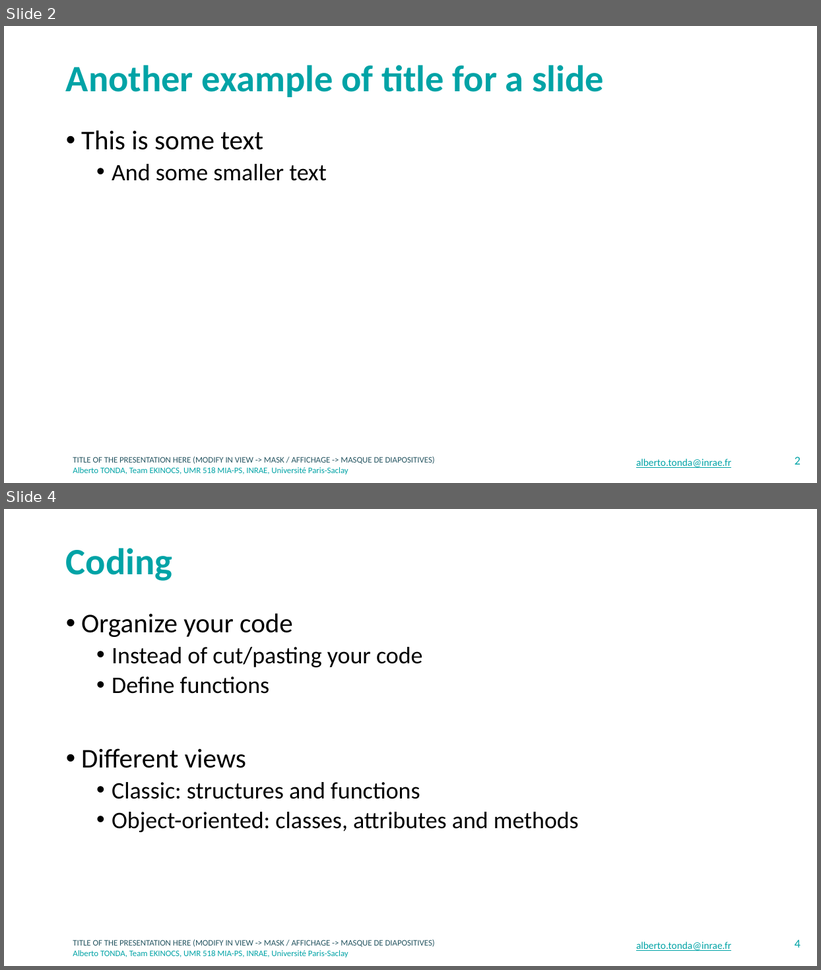
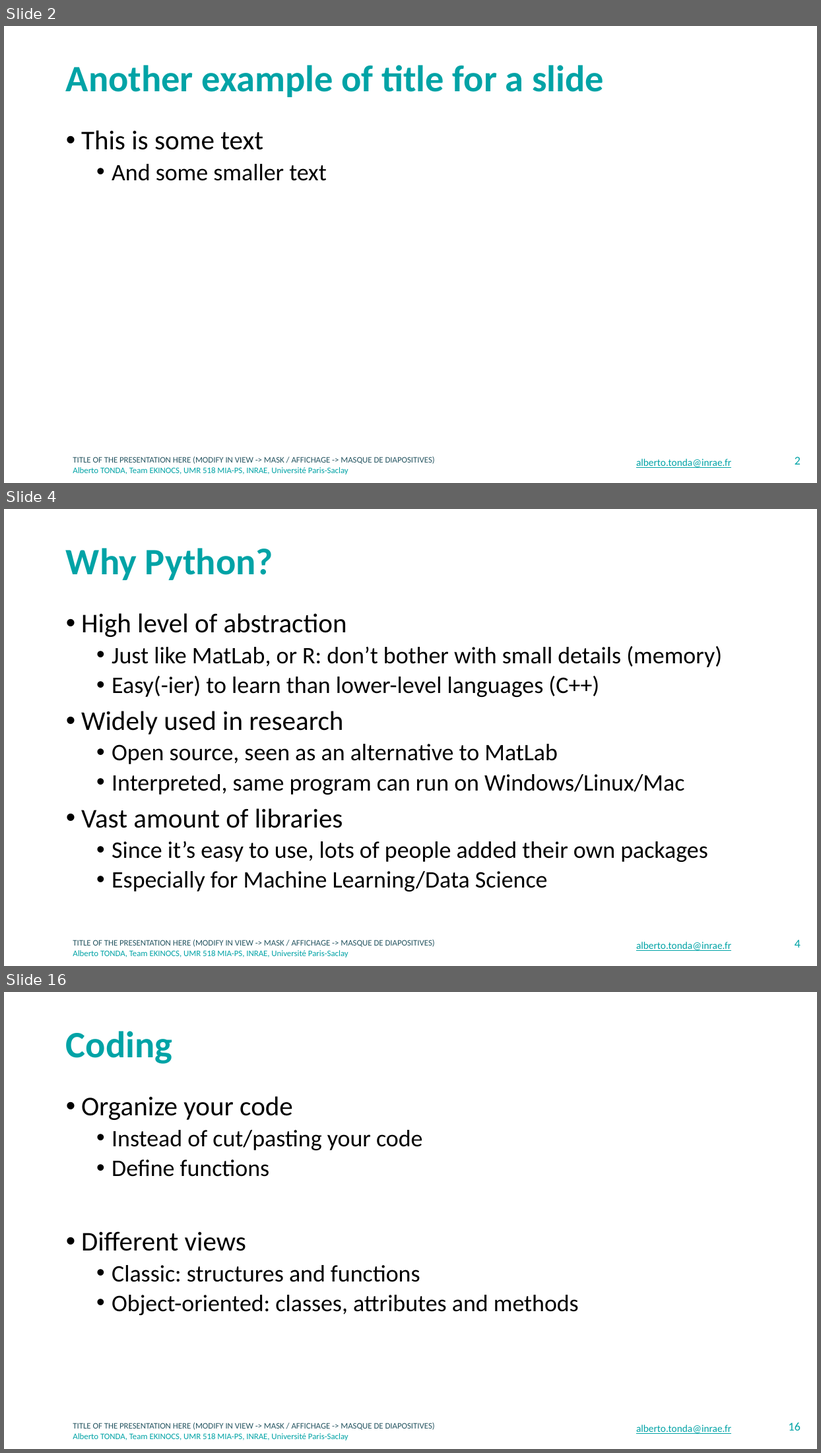
Before and after one commit to albertotonda/teaching, a slide deck: crash-course-on-data-science/coding.pptx. Shown one above the other, each under a label of ours: slides 2 and 4 before the commit, slides 2, 4 and 16 after it; the slides between them are not shown. The pictures are 821x970 and 821x1453 pixels, drawn with LibreOffice and Linux fonts; fonts in the diff are those of the drawing; background and template pictures are left out. Boxes give left, top, right and bottom in pixels: in the first picture for what was removed or moved away, otherwise in the second. Text is boxed around its words. In the diff, an @@ line names an element or a change of style, - is before the commit and + after.

```diff
--- a/crash-course-on-data-science/coding.pptx
+++ b/crash-course-on-data-science/coding.pptx
@@ slide 4 added at (x1=4, y1=509, x2=817, y2=966), background #FFFFFF; not listed: 2 template elements that a slide beside it also shows @@
@@ title added at (x1=66, y1=548, x2=273, y2=580), 44 pt, text #00A3A6, bold @@
+Why Python?
@@ text added at (x1=81, y1=613, x2=722, y2=892), 28 pt, text #000000 @@
+• High level of abstraction
+  • Just like MatLab, or R: don’t bother with small details (memory)
+  • Easy(-ier) to learn than lower-level languages (C++)
+• Widely used in research
+  • Open source, seen as an alternative to MatLab
+  • Interpreted, same program can run on Windows/Linux/Mac
+• Vast amount of libraries
+  • Since it’s easy to use, lots of people added their own packages
+  • Especially for Machine Learning/Data Science
@@ text added at (x1=636, y1=942, x2=731, y2=951), 12 pt, text #00A3A6, underline @@
+alberto.tonda@inrae.fr
@@ page number added at (x1=795, y1=940, x2=801, y2=948), 14 pt, text #00A3A6 @@
+4
@@ what was slide 4 is now slide 16 @@
@@ page number at (x1=789, y1=1423, x2=801, y2=1431): text changed @@
-4
+16
```
Also in this commit, not shown: 2 slides changed, 16 other slides added, 2 other files.
